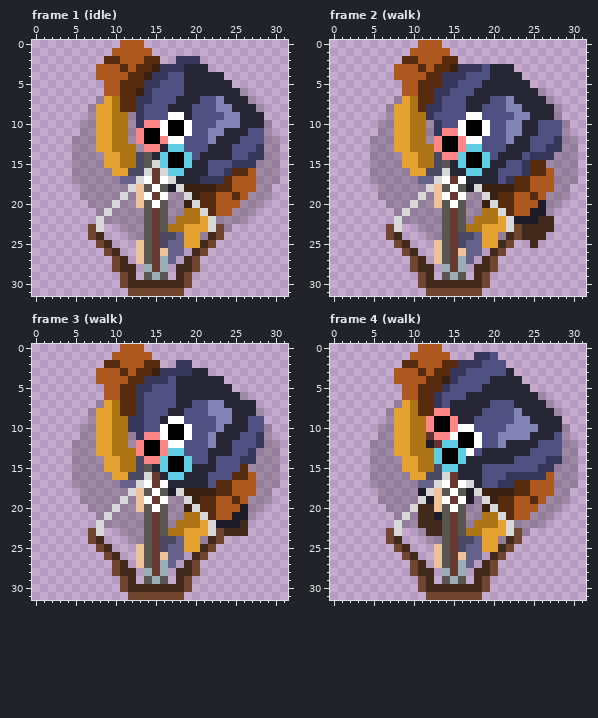
Two states of a pixel-art file, Assets/Sprites/HuntressDahliaSprite.ase. Above: the version before the commit.
32x32 pixels, 15 frames. Shown: frame 1 (idle), frame 2 (walk), frame 3 (walk), frame 4 (walk). The commit also changed other frames, which this record leaves out.
And afterwards:
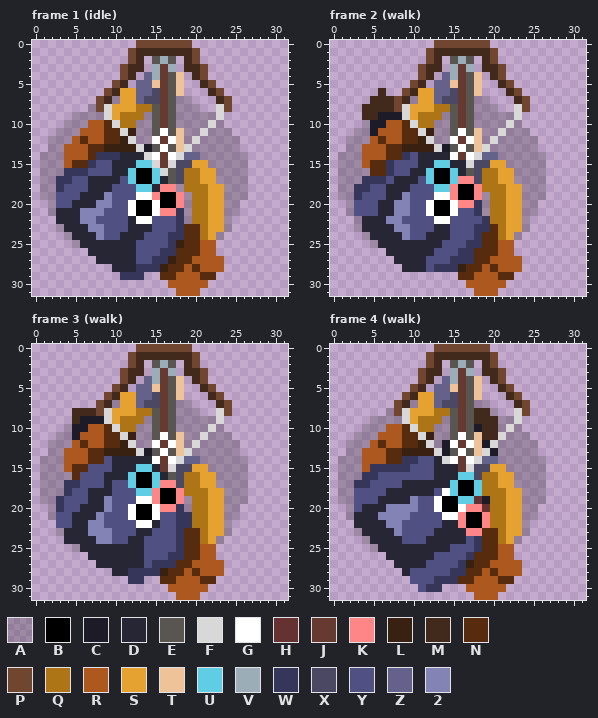
Palette (. is transparent): A #00000032  B #000000  C #1c1b27  D #262634  E #595652  F #d8d8d8  G #ffffff  H #663131  J #663931  K #ff8686  L #382111  M #41291c  N #562b0e  P #704631  Q #ad7515  R #ad581e  S #e5a230  T #eec39a  U #5fcde4  V #9badb7  W #36365b  X #4a4863  Y #505082  Z #64618a  2 #8383b6
The exact change:
Changed rows in their new state; - is an unchanged pixel.
Frame 1 (idle):
first column x 1:
 0 ----------..PPPPPPP-----------
 1 ---------..PMMMMMMMP----------
 2 --------...PM.EVE.MP----------
 3 -------...PMM.VJV.MMP---------
 4 -------...PM.ZVJET.MP..-------
 5 --------.PM.ZZTJET..MP..------
 6 --------PMSSZZXJET...MP...----
 7 -------PMASSZXXJEAA...MP...---
 8 -------PFSSSQQEJEAAA..FP....--
 9 ----AA-AFS-QQAEJEAAAAAF.....--
10 ---AA-RRNF-QAAEJEAAAAFA......-
11 --AAARRRNNFLAAE-ETAAFAAA.....-
12 -AAARNRRNNLFAAGJ-TAFAAAAA.....
13 -AARRRNNLLLLFCEGETFAAAAAA.....
14 AAARRRNWWWDDDFGJGFZZAAAAAA....
15 AAARNNWYYDDDUU-JFXXSSAAAAA....
16 AAAWWWYYYDDUBBU-EXQQSSAAAA....
17 AAWWYYDDDDYUBBUDEXQQSSAAAA....
18 AAWYYYDDDYYYUUDKKAQQQSSAAA...-
19 AAYYYDDD2YYYG-KBBKAQQSSAAA...-
20 -AYYDDD22YYGBB-BBKAQQSSAA...--
21 -ADDD222YYYGBBGKKWA-QSSA-..---
22 --DDD22YYYYDGGYYYWA-QSS-..----
23 --ADDD22YYYDDDYYYWNNQSS-------
24 ---ADDD2YYDDDYYYWWNNQSA-------
25 ----ADDDDDDDYYYYWLNNRR--------
26 ------DDDDDDYYYWWNNNRR--------
27 -------DDDDDYYWWLNNRRRR-------
28 ---------DDDWWWLNNRNRRR-------
29 ----------WWW..NNRRRNN--------
30 ----------......RRRRR---------
31 -----------......RRR----------
Frame 2 (walk):
first column x 1:
 0 ----------..PPPPPPP-----------
 1 ---------..PMMMMMMMP----------
 2 --------...PM.EVE-MP----------
 3 -------...PMM.VJV.MMP.--------
 4 -------...PM.ZVJET.MP..-------
 5 --------.PM.ZZTJET..MP..------
 6 -----M--PMSSZZXJET...MP...----
 7 ----MMMPMASSZXXJEAA...MP...---
 8 ---MMMMPFSSSQQEJEAAA..FP....--
 9 ---MMCCCFS-QQAEJEAAAAAF.....--
10 ---ACCRRNF-QAAEJEAAAAFA......-
11 --AACRRRNNFLAAE-ETAAFAAA.....-
12 -AAARNRRNNLFAAGJ-TAFAAAAA.....
13 -AARRRNNLLLLFCEGETFAAAAAA.....
14 AAARRRNNWYDDDDGJGFZZAAAAAA....
15 AAARNNWYYYDDUU-DFXXSSAAAAA....
16 AAAANNWYYDDUBBU-EXQQSSAAAA....
17 AAAWWWYDDDYUBBUKKXQQSSAAAA....
18 AAWWYYDDDYYYUUKBBKQQQSSAAA...-
19 AAWYYYDD2YYYG-KBBKAQQSSAAA...-
20 -AYYYDD22YYGBB-KKWAQQSSAA...--
21 -AYYYDD22YYGBBGYYWA-QSSAA..---
22 --ADDD22YYYYGGYYYYW-QSSA...---
23 --ADDDD22YYYDDYYYWWNQSSA...---
24 ---ADDDD2YYDDDYYYWNNQSA...----
25 ----ADDDDDDDDYYYWWNNRR--.-----
26 ------DDDDDDYYYWWNNNRR--------
27 -------DDDDYYYWWWNNRRRR-------
28 --------DDDYWWWLNNRNRRR-------
29 ----------..-..NNRRRNN--------
30 ----------......RRRRR---------
31 -----------......RRR----------
Frame 3 (walk):
first column x 1:
 0 ----------..PPPPPPP-----------
 1 ---------..PMMMMMMMP----------
 2 --------...PM.EVE.MP----------
 3 -------...PMM.VJV.MMP---------
 4 -------...PM.ZVJET.MP..-------
 5 --------.PM.ZZTJET..MP..------
 6 --------PMSSZZXJET...MP...----
 7 -------PMASSZXXJEAA...MP...---
 8 ----MMMPFSSSQQEJEAAA..FP....--
 9 ----MCCCFS-QQAEJEAAAAAF.....--
10 ---ACCRRNF-QAAEJEAAAAFA......-
11 --AACRRRNNFLAAE-ETAAFAAA.....-
12 -AAARNRRNNLFAAGJ-TAFAAAAA.....
13 -AARRRNNLLLLFCEGETFAAAAAA.....
14 AAARRRNNYDDDDDGJGFZZAAAAAA....
15 AAARNNYYYDDDUU-JFXXSSAAAAA....
16 AAAANYYYDDDUBBU-EXQQSSAAAA....
17 AAAWWYYYDYYUBBUKKXQQSSAAAA....
18 AAAWYYDDDYYYUUKBBKQQQSSAAA...-
19 AAWYYYDD2YYYG-KBBKAQQSSAAA...-
20 -AWYYDDD2YYGBB-KKWAQQSSAA...--
21 -AYYDDD2YYYGBBGYYWW-QSSAA..---
22 --YYDD22YYYYGGDYYWW-QSSA..----
23 --ADDD222YYYDDYYYWNNQSSA..----
24 ---DDDD22YYDDYYYYWNNQSA-------
25 ----ADDDDDDDDYYYYWNNRR--------
26 ------DDDDDDDYYYWWNNRR--------
27 -------DDDDDDYWWWNNRRRR-------
28 ---------DDWWWWLNNRNRRR-------
29 ----------.WW..NNRRRNN--------
30 ----------......RRRRR---------
31 -----------......RRR----------
Frame 4 (walk):
first column x 1:
 0 ----------..PPPPPPP-----------
 1 ---------..PMMMMMMMP----------
 2 --------...PM.EVE.MP.---------
 3 -------...PMM.VJV.MMP.--------
 4 -------...PM.ZVJET.MP..-------
 5 --------.PM.ZZTJET..MP..------
 6 --------PMSSZZXJET...MP...----
 7 -------PMASSZXXJEAA...MP...---
 8 -------PFSSSQQEJEMMA..FP....--
 9 ----AA-AFS-QQAEJEMMMAAF.....--
10 ---AA-RRNF-QAAEJECMMAFA......-
11 --AAARRRNNFLAAEGETMMFAAA.....-
12 -AAARNRRNNLFACGJGTCFAAAAA.....
13 -AARRRNNLLLLFCEGETFCAAAAA.....
14 AAARRRNNWWYYDFGJGFZZAAAAAA....
15 AAARWWWWWYYYDDDJFXXSSAAAAA....
16 AAAWWYYYYYYYDDDUUXQQSSAAAA....
17 AAWWYYYYDDDDDDUBBUQQSSAAAA....
18 AAYYYYDDDDDDYGUBBUQQQSSAAA...-
19 AAYYYDDDD2YYGBBUUHCQQSSAAA...-
20 -AYDDD2222YYGBBGKKHQQSSAA...--
21 -ADDD2222YYYYGGKBBK-QSSA-..---
22 --DDDD22YYYYYDDKBBK-QSS-..----
23 --ADDDD2YYYYDDDDKKNNQSS-------
24 ---ADDDDYYYDDDDDYWNNQSA-------
25 ----ADDDDDDDDDYYYWNNRR--------
26 ------DDDDDDYYYYWNNNRR--------
27 -------DDDDYYYYWLNNRRRR-------
28 --------DYYYYYWWNNRNRRR-------
29 ---------YYYWWWNNRRRNN--------
30 ----------YWW...RRRRR---------
31 -----------......RRR----------
